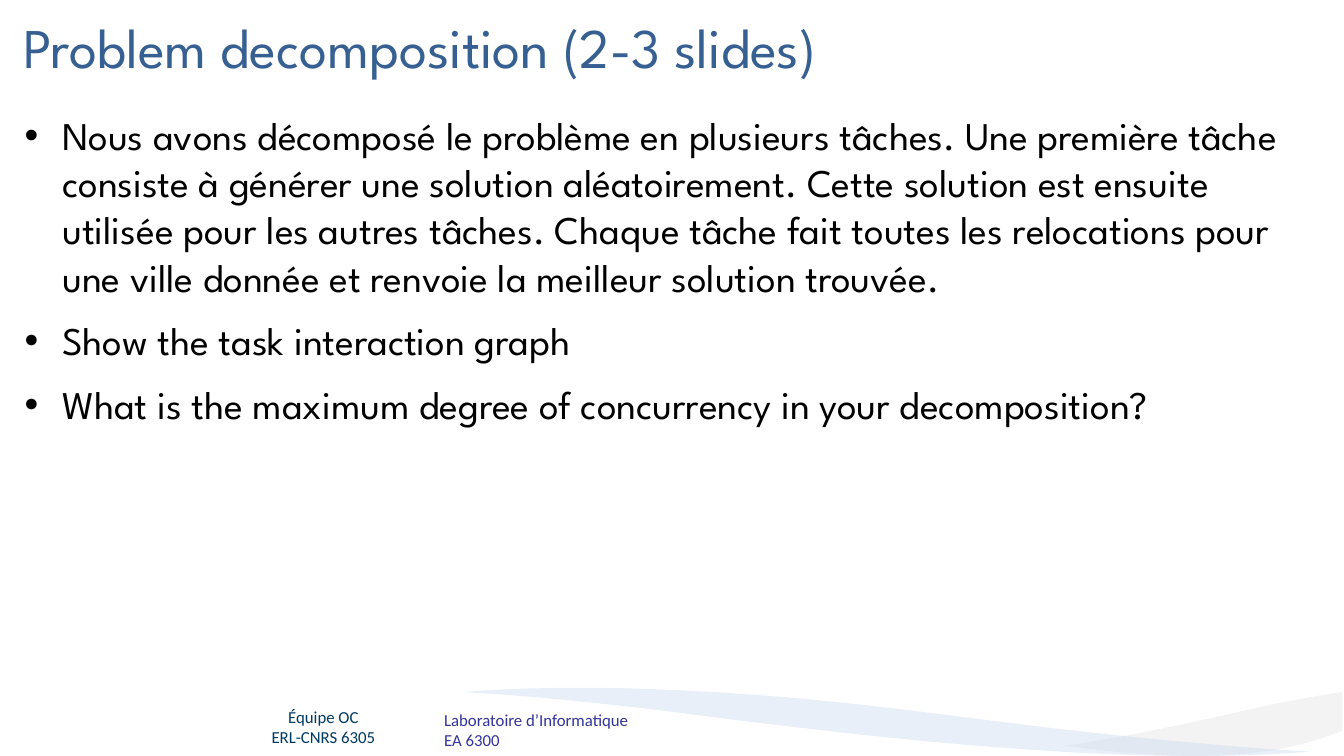
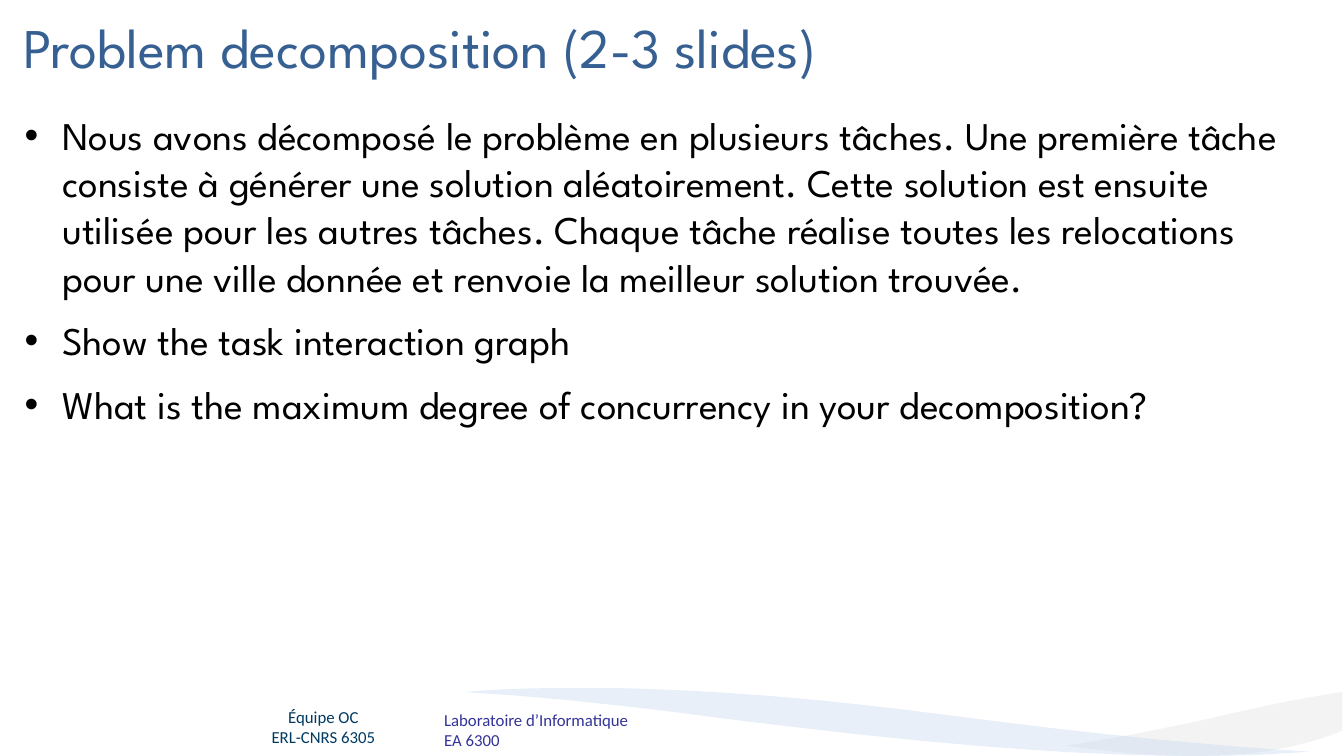
Before and after one commit to T0mat1/ASR_TSP, a slide deck: slide 3 of presentation.pptx. Drawn at 1344x756 pixels with LibreOffice and Linux fonts; fonts in the diff are those of the drawing; background and template pictures are left out. Boxes give left, top, right and bottom in pixels: in the first picture for what was removed or moved away, otherwise in the second. Text is boxed around its words. In the diff, an @@ line names an element or a change of style, - is before the commit and + after.

```diff
--- a/presentation.pptx
+++ b/presentation.pptx
@@ text at (62, 123, 1276, 300): text changed @@
-• Nous avons décomposé le problème en plusieurs tâches. Une première tâche consiste à générer une solution aléatoirement. Cette solution est ensuite utilisée pour les autres tâches. Chaque tâche fait toutes les relocations pour une ville donnée et renvoie la meilleur solution trouvée.
+• Nous avons décomposé le problème en plusieurs tâches. Une première tâche consiste à générer une solution aléatoirement. Cette solution est ensuite utilisée pour les autres tâches. Chaque tâche réalise toutes les relocations pour une ville donnée et renvoie la meilleur solution trouvée.
```
Also in this commit, not shown: 2 other slides changed.
